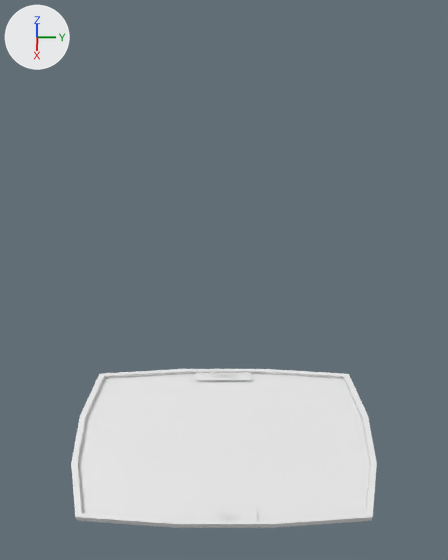
One commit to the Blender file Mickey Mouse Garden/Assets/Art/TEMPORARY FOLDER - ART ASSETS/BattleArena.blend: the scene before it, then after it.
Camera for both pictures: a 50 mm lens placed at (79.0, 0.0, 141.0), pointed at (-80.0, 0.0, -25.0). The lights are fixed; the arrows at upper left show +X, +Y and +Z. Materials are left out; every surface is plain grey.

Script lines for the objects in view, before the commit:
```python
me_cube = bpy.data.meshes.new('Cube')
me_cube.from_pydata(...)  # 56 vertices, 54 faces; spans x -1.08..1.08, y -1.09..1.09, z -1.0..1.0
me_plane = bpy.data.meshes.new('Plane')
me_plane.from_pydata([(-1.0, -1.0, 0.0), (1.0, -1.0, 0.0), (-1.0, 1.0, 0.0), (1.0, 1.0, 0.0)], [], [(0, 1, 3, 2)])
txt_text_001 = bpy.data.curves.new('Text.001', 'FONT')
txt_text_001.body = 'Enemy'
ob_cube = bpy.data.objects.new('Cube', me_cube)
ob_cube.location = (0.0, 0.0, 0.0)
ob_cube.scale = (19.8, 34.0, 1.02)
ob_enemy = bpy.data.objects.new('Enemy', txt_text_001)
ob_enemy.location = (-20.1, 3.2, 0.9)
ob_enemy.rotation_euler = (0.0, 0.0, -1.571)  # degrees (0, 0, -90)
ob_enemy.scale = (2.47, 2.47, 2.47)
ob_plate_you = bpy.data.objects.new('Plate You', me_plane)
ob_plate_you.location = (19.3, 0.1, 0.5)
ob_plate_you.rotation_euler = (0.0, 0.0, -1.571)  # degrees (0, 0, -90)
ob_plate_you.scale = (7.6, 1.38, 1.38)
```
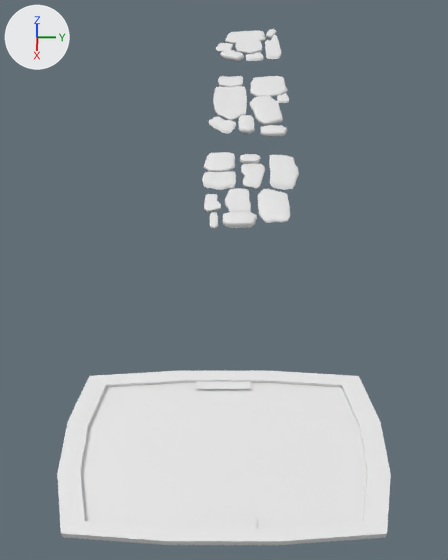
Where the change shows, as pixel boxes (x1, y1, x2, y2) in the pictures (448 x 560 px):
'Cube', reshaped, moved (9% wider, 9% taller): before (71, 369, 377, 528); after (57, 371, 391, 545)
'Tiles 2', added: after (202, 152, 299, 229)
'Tiles 1', added: after (209, 76, 289, 137)
'Tiles 3', added: after (215, 29, 281, 62)
'Plate You', moved: before (191, 510, 257, 520); after (192, 517, 257, 528)
'Enemy', deleted: before (212, 372, 235, 378)

Patch to the scene script:
```diff
--- a/Mickey Mouse Garden/Assets/Art/TEMPORARY FOLDER - ART ASSETS/BattleArena.blend.py
+++ b/Mickey Mouse Garden/Assets/Art/TEMPORARY FOLDER - ART ASSETS/BattleArena.blend.py
@@ me_cube @@
 # used by ob_cube; location = (0.0, 0.0, 0.0); scale = (19.8, 34.0, 1.02)
-me_cube.from_pydata(...)  # 56 vertices, 54 faces; spans x -1.08..1.08, y -1.09..1.09, z -1.0..1.0
+me_cube.from_pydata(...)  # 52 vertices, 45 faces; spans x -1.2..1.2, y -1.21..1.21, z -1.11..1.11
+# me_cube part 1
+# 4 vertices are removed from x -0.36..0.36, y -0.36..0.36, z -1.0
+# 9 faces are deleted
+# 24 vertices move from x -1.08..1.08, y -1.09..1.09, z -1.0..1.0 to x -1.2..1.2, y -1.21..1.21, z -1.11..1.11
@@ me_cube_030 @@
+me_cube_030.from_pydata(...)  # 605 vertices, 528 faces; spans x -231.0..170.0, y -168.0..183.0, z -217.0..258.0
@@ me_cube_023 @@
+me_cube_023.from_pydata(...)  # 518 vertices, 456 faces; spans x -128.0..157.0, y -291.0..393.0, z -207.0..265.0
@@ me_cube_014 @@
+me_cube_014.from_pydata(...)  # 724 vertices, 624 faces; spans x -387.0..413.0, y -200.0..228.0, z -601.0..492.0
@@ ob_cube @@
 ob_cube = bpy.data.objects.new('Cube', me_cube)
-ob_cube.location = (0.0, 0.0, 0.0)
+ob_cube.location = (0.0, 0.0, -4.2)
 ob_cube.scale = (19.8, 34.0, 1.02)
@@ ob_plate_you @@
 ob_plate_you = bpy.data.objects.new('Plate You', me_plane)
-ob_plate_you.location = (19.3, 0.1, 0.5)
+ob_plate_you.location = (19.3, 0.1, -3.7)
 ob_plate_you.rotation_euler = (0.0, 0.0, -1.571)  # degrees (0, 0, -90)
@@ ob_enemy @@
-ob_enemy = bpy.data.objects.new('Enemy', txt_text_001)
-ob_enemy.location = (-20.1, 3.2, 0.9)
-ob_enemy.rotation_euler = (0.0, 0.0, -1.571)  # degrees (0, 0, -90)
-ob_enemy.scale = (2.47, 2.47, 2.47)
@@ ob_tiles_1 @@
+ob_tiles_1 = bpy.data.objects.new('Tiles 1', me_cube_030)
+ob_tiles_1.location = (-156.2, 12.6, 0.9)
+ob_tiles_1.rotation_euler = (1.552, 0.00467, 0.0321)  # degrees (89, 0.3, 1.8)
+ob_tiles_1.scale = (0.119, 0.00907, 0.0746)
@@ ob_tiles_3 @@
+ob_tiles_3 = bpy.data.objects.new('Tiles 3', me_cube_023)
+ob_tiles_3.location = (-213.5, 13.4, 0.7)
+ob_tiles_3.rotation_euler = (1.548, 0.0102, -7.762)  # degrees (89, 0.6, 275)
+ob_tiles_3.scale = (0.114, 0.00492, 0.0647)
@@ ob_tiles_2 @@
+ob_tiles_2 = bpy.data.objects.new('Tiles 2', me_cube_014)
+ob_tiles_2.location = (-101.1, 5.6, 0.8)
+ob_tiles_2.rotation_euler = (-1.62, 0.0066, -0.22)  # degrees (-93, 0.4, -13)
+ob_tiles_2.scale = (-0.0576, -0.00892, -0.0337)
```
